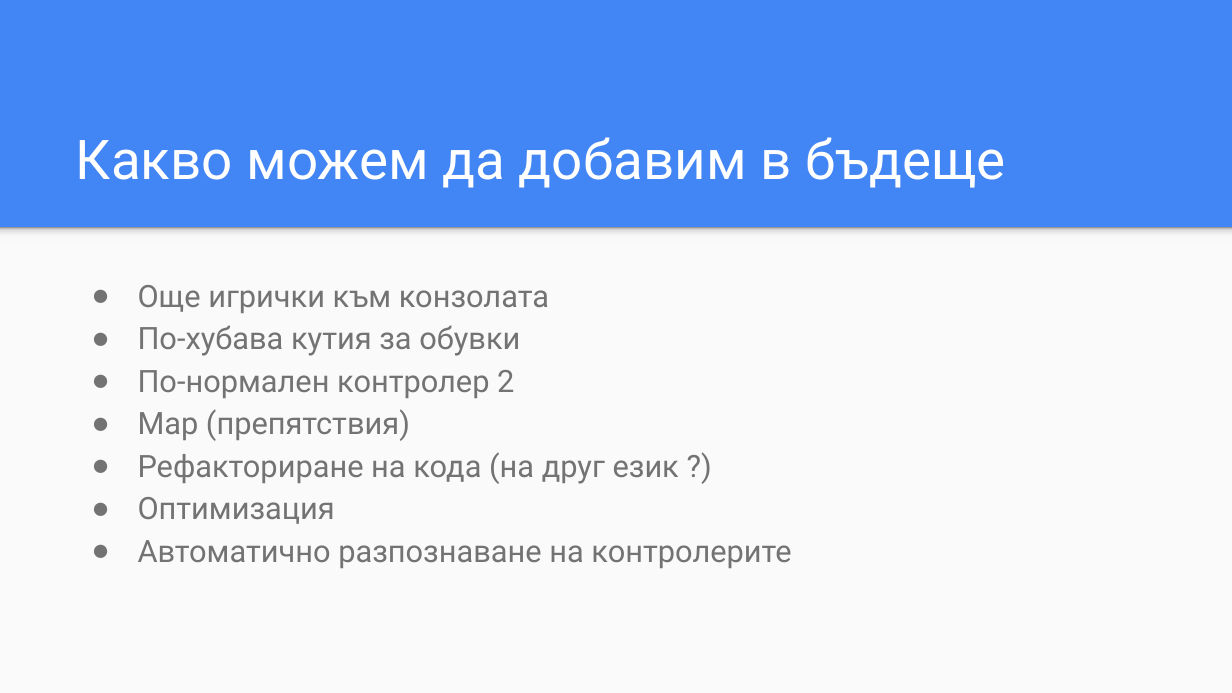
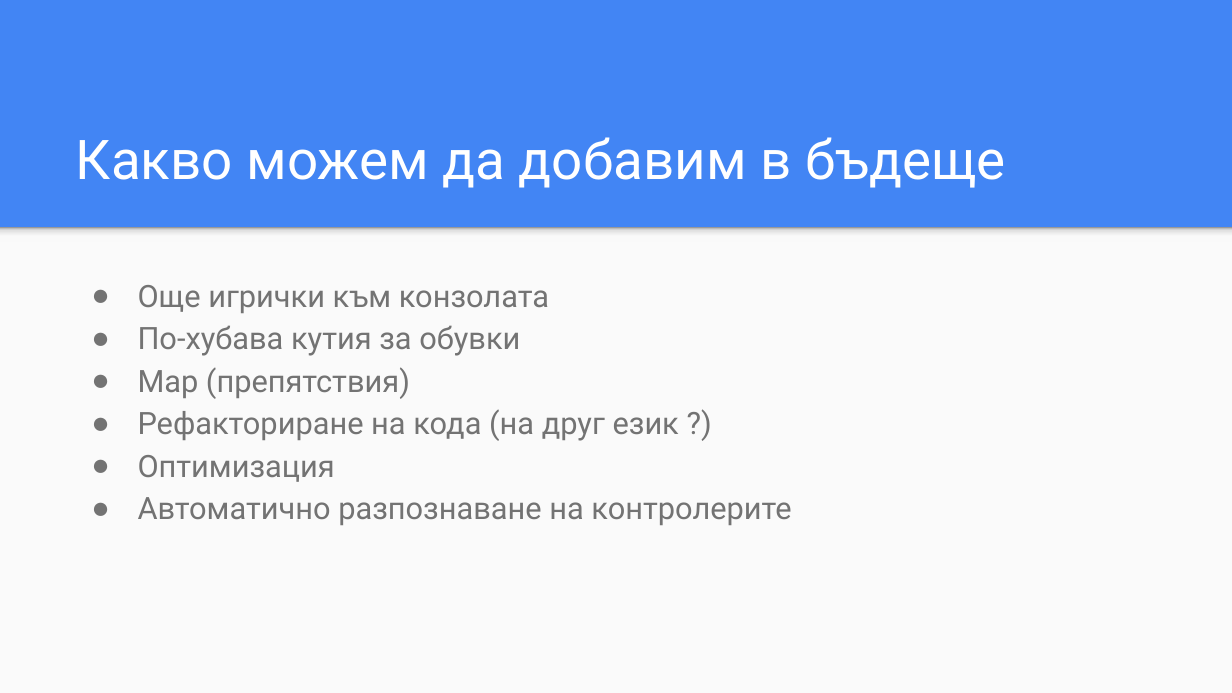
Before and after one commit to mikirov/Hacktues-2018, a slide deck: slide 5 of Arcade Box (1986).pptx. Drawn at 1232x693 pixels with LibreOffice and Linux fonts; fonts in the diff are those of the drawing. Boxes give left, top, right and bottom in pixels: in the first picture for what was removed or moved away, otherwise in the second. Text is boxed around its words. In the diff, an @@ line names an element or a change of style, - is before the commit and + after.

Commit message:
Fix presentation

```diff
--- a/Arcade Box (1986).pptx
+++ b/Arcade Box (1986).pptx
@@ text at (138,370,514,398): paragraph removed @@
-● По-нормален контролер 2
```
